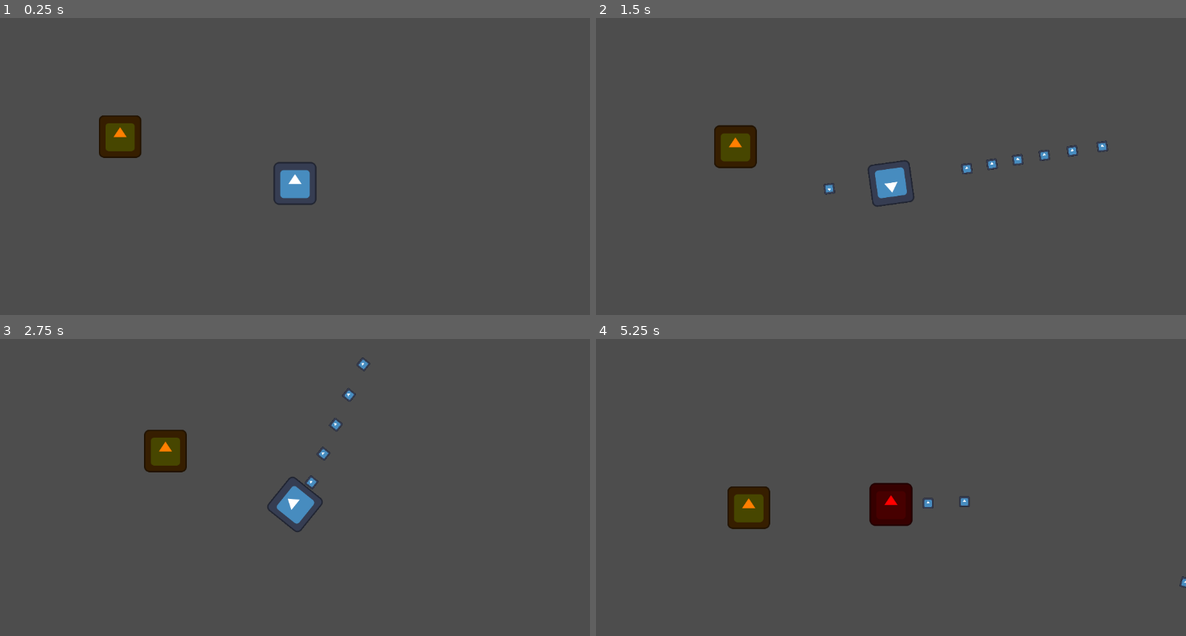
Above: before the commit, frames 1-4 (two rows, left to right).
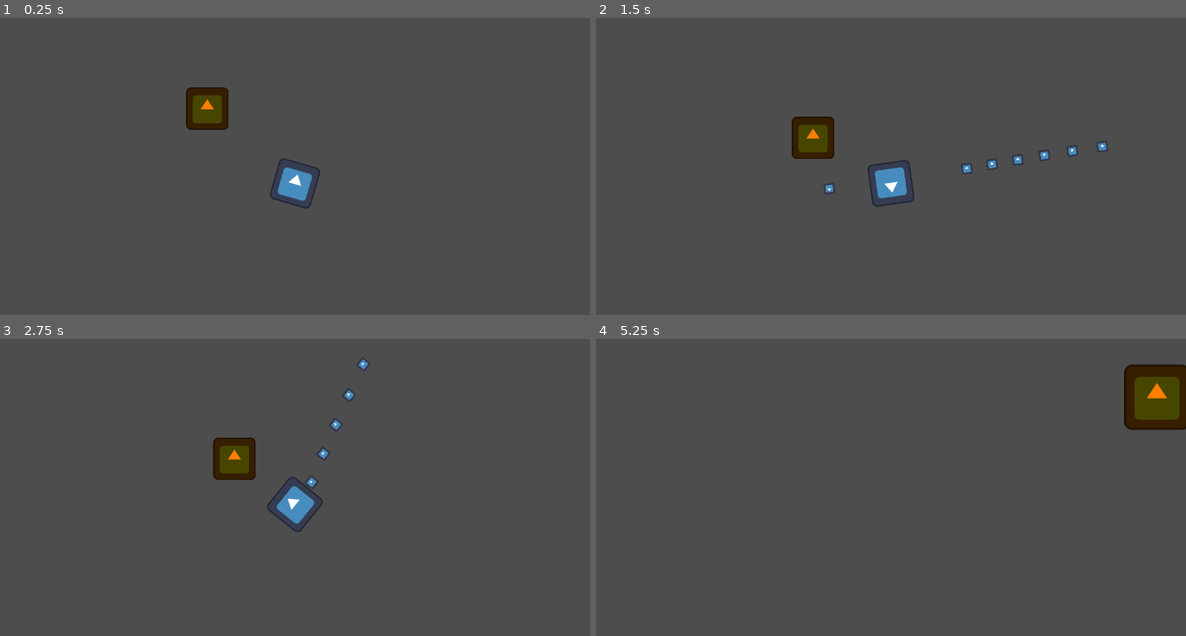
Above: after the commit, the same moments.

Repository: CMBadiuk/GMTK-Jam-25-Splashdown
Game: Godot game, scene res://World.tscn
The game is run twice, just before and just after one commit, with the same random seed, the same clock (stepped at 60 frames per second) and the same inputs. The engine's default icon, where the game draws it, is replaced by a stand-in: a white triangle on a blue panel in a dark square.
Inputs (mouse positions are in pixels of both pictures, inside the frame that each line leads up to):
- Up to frame 1 (0.25 s): no input
- Up to frame 2 (1.5 s): move the mouse to (1020, 166) at 0.52 s; press the mouse at (1020, 166) at 0.53 s; hold D (Move_Right) 0.53-1.28 s; move the mouse to (773, 199) at 1.27 s; release the mouse at (773, 199) at 1.28 s; hold S (Move_Down) from 1.28 s (still down); click (773, 199) at 1.35 s
- Up to frame 3 (2.75 s): move the mouse to (354, 431) at 2.02 s; release S (Move_Down) at 2.03 s; press the mouse at (354, 431) at 2.03 s; hold D (Move_Right) from 2.03 s (still down)
- Up to frame 4 (5.25 s): move the mouse to (861, 570) at 2.77 s; release D (Move_Right) at 2.78 s; release the mouse at (861, 570) at 2.78 s; hold W (Move_Up) 2.78-3.53 s; click (861, 570) at 2.85 s; move the mouse to (1068, 552) at 3.52 s; press the mouse at (1068, 552) at 3.53 s; hold A (Move_Left) 3.53-5.03 s; move the mouse to (714, 454) at 4.27 s; release the mouse at (714, 454) at 4.28 s; click (714, 454) at 4.35 s; move the mouse to (920, 505) at 5.02 s; press the mouse at (920, 505) at 5.03 s; hold S (Move_Down) from 5.03 s (still down)

The runs differ from the first frame. In frame 1, 2.4% of the frame differs, in the area x 16-55%, y 23-65%; in frame 2, 2.1%; in frame 3, 2.0%; in frame 4, 4.5%, in the area x 22-100%, y 8-84%.

Commit message:
Test Change

Diff:
--- a/World.tscn
+++ b/World.tscn
@@ -15,7 +15,7 @@
 [node name="World" type="Node"]
 
 [node name="Player" parent="." instance=ExtResource("1_2dftf")]
-position = Vector2(976, 0)
+position = Vector2(712, 88)
 
 [node name="RiverCurrent" parent="." instance=ExtResource("2_bcbcq")]
 position = Vector2(1112, 16)
